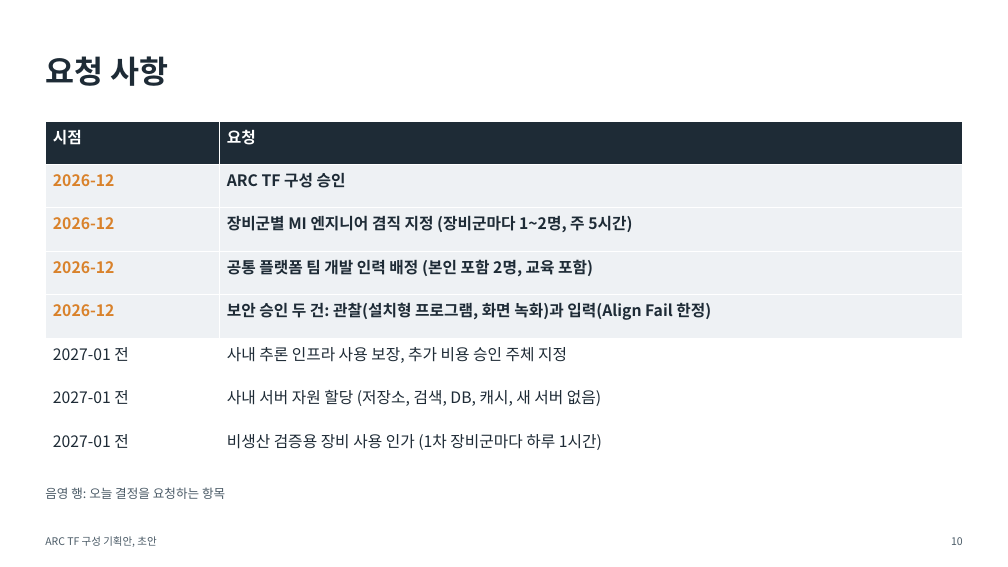
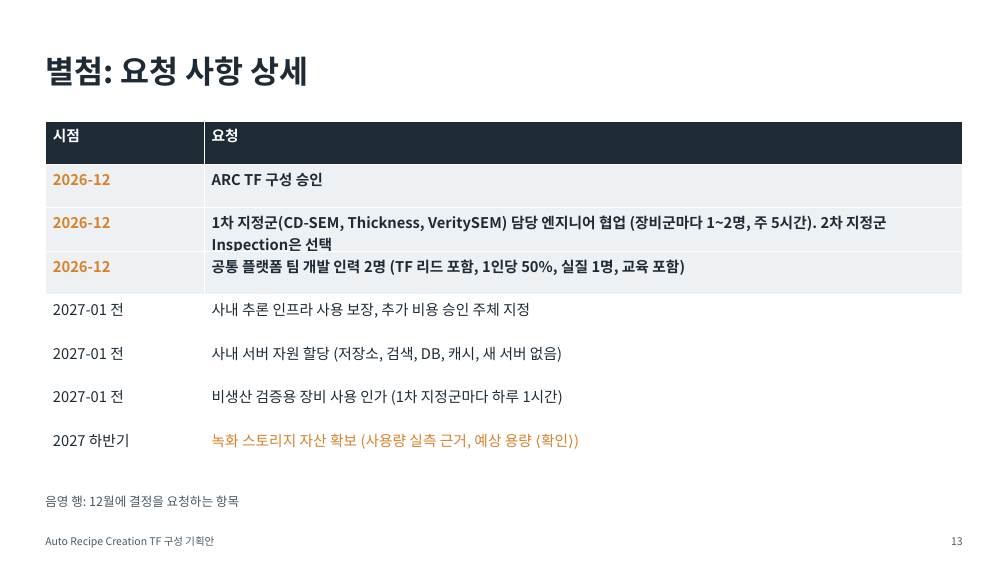
Before and after one commit to DarrenKoi/pm_notes, a slide deck: slide 13 of my-task/arc-tf/deliverables/arc-tf-proposal.pptx (slide 10 before the commit). Drawn at 1008x567 pixels with LibreOffice and Linux fonts; fonts in the diff are those of the drawing. Boxes give left, top, right and bottom in pixels: in the first picture for what was removed or moved away, otherwise in the second. Text is boxed around its words. In the diff, an @@ line names an element or a change of style, - is before the commit and + after.

```diff
--- a/my-task/arc-tf/deliverables/arc-tf-proposal.pptx
+++ b/my-task/arc-tf/deliverables/arc-tf-proposal.pptx
@@ text at (45, 56, 309, 86): text changed @@
-요청 사항
+별첨: 요청 사항 상세
@@ table at (45, 121, 963, 469) @@
-row 3: 2026-12 | 장비군별 MI 엔지니어 겸직 지정 (장비군마다 1~2명, 주 5시간)
-row 4: 2026-12 | 공통 플랫폼 팀 개발 인력 배정 (본인 포함 2명, 교육 포함)
-row 5: 2026-12 | 보안 승인 두 건: 관찰(설치형 프로그램, 화면 녹화)과 입력(Align Fail 한정)
+row 3: 2026-12 | 1차 지정군(CD-SEM, Thickness, VeritySEM) 담당 엔지니어 협업 (장비군마다 1~2명, 주 5시간). 2차 지정군 Inspection은 선택
+row 4: 2026-12 | 공통 플랫폼 팀 개발 인력 2명 (TF 리드 포함, 1인당 50%, 실질 1명, 교육 포함)
-row 8: 2027-01 전 | 비생산 검증용 장비 사용 인가 (1차 장비군마다 하루 1시간)
+row 7: 2027-01 전 | 비생산 검증용 장비 사용 인가 (1차 지정군마다 하루 1시간)
+row 8: 2027 하반기 | 녹화 스토리지 자산 확보 (사용량 실측 근거, 예상 용량 ⟨확인⟩)
@@ fill #EEF1F4 to #FFFFFF in row 5 @@
@@ size 15 to 14 pt in "시점", "요청", "2026-12", "ARC TF 구성 승인" and 4 more places @@
@@ text at (45, 495, 239, 507): text changed @@
-음영 행: 오늘 결정을 요청하는 항목
+음영 행: 12월에 결정을 요청하는 항목
@@ text at (45, 536, 214, 548): text changed @@
-ARC TF 구성 기획안, 초안
+Auto Recipe Creation TF 구성 기획안
@@ text at (951, 537, 963, 545): text changed @@
-10
+13
```
Also in this commit, not shown: 6 other slides changed, 6 slides added, 4 slides removed, 12 other files.
